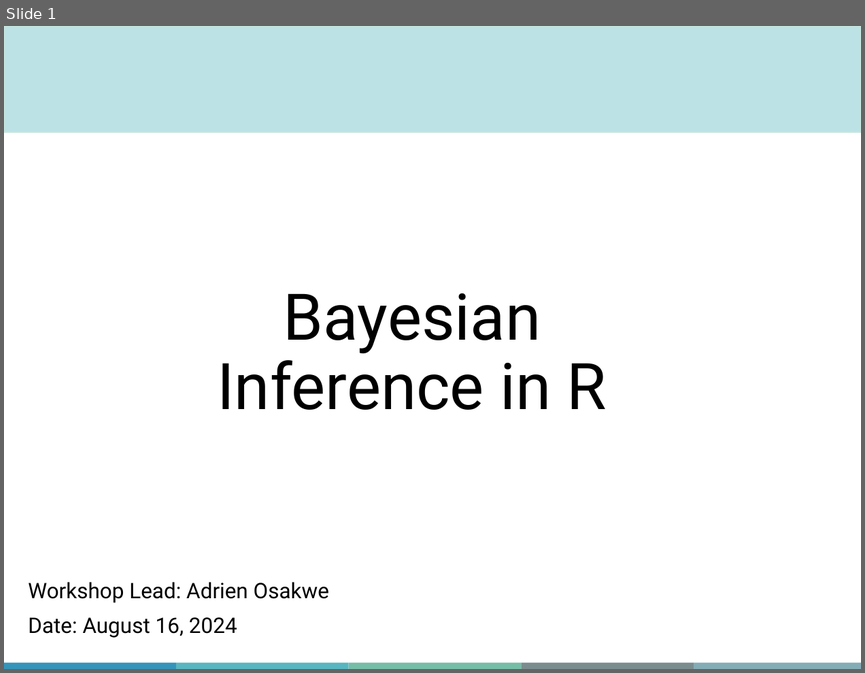
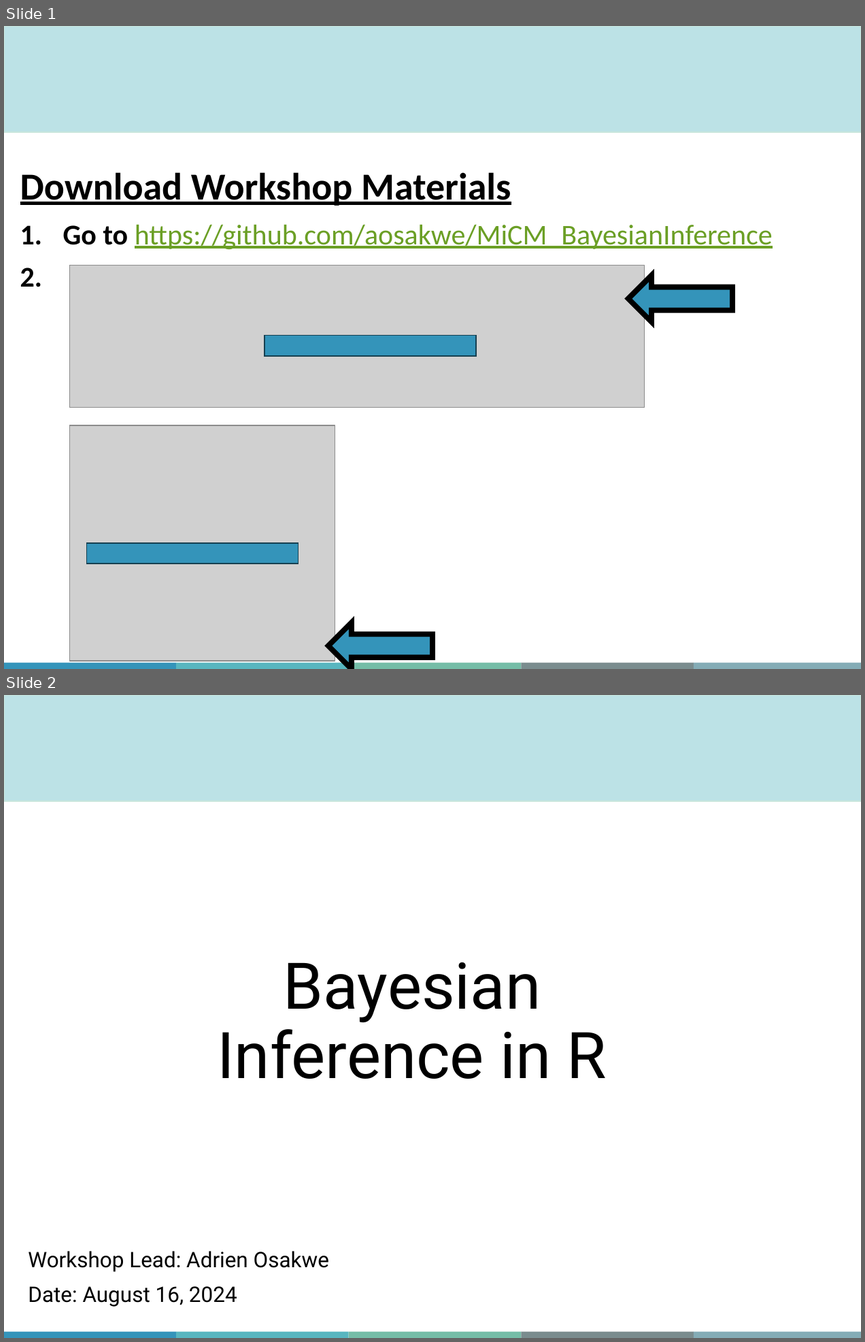
Before and after one commit to aosakwe/MiCM_BayesianInference, a slide deck: MiCM_BayesianInference_S24.pptx. Shown one above the other, each under a label of ours: slide 1 before the commit, slides 1 and 2 after it. The pictures are 865x673 and 865x1342 pixels, drawn with LibreOffice and Linux fonts; fonts in the diff are those of the drawing; grey boxes stand for pictures; background and template pictures are left out. Boxes give left, top, right and bottom in pixels: in the first picture for what was removed or moved away, otherwise in the second. Text is boxed around its words. In the diff, an @@ line names an element or a change of style, - is before the commit and + after.

```diff
--- a/MiCM_BayesianInference_S24.pptx
+++ b/MiCM_BayesianInference_S24.pptx
@@ slide 1 added at <box>4,26,861,669</box>, background #FFFFFF; not listed: 6 template elements that a slide beside it also shows @@
@@ text added at <box>20,172,772,250</box>, 24 pt, text #6B9F25, underline @@
+Download Workshop Materials
+1. Go to https://github.com/aosakwe/MiCM_BayesianInference
@@ picture added at <box>70,265,645,407</box> @@
@@ up arrow added at <box>628,276,732,322</box>, fill #3494BA, outline #000000 4.5 pt @@
@@ rectangle added at <box>264,335,476,356</box>, fill #3494BA, outline #174152 1 pt @@
@@ picture added at <box>70,425,334,660</box> @@
@@ rectangle added at <box>86,543,298,563</box>, fill #3494BA, outline #174152 1 pt @@
@@ up arrow added at <box>328,622,432,669</box>, fill #3494BA, outline #000000 4.5 pt @@
@@ what was slide 1 is now slide 2 @@
```
Also in this commit, not shown: 1 slide changed, 5 other files.
